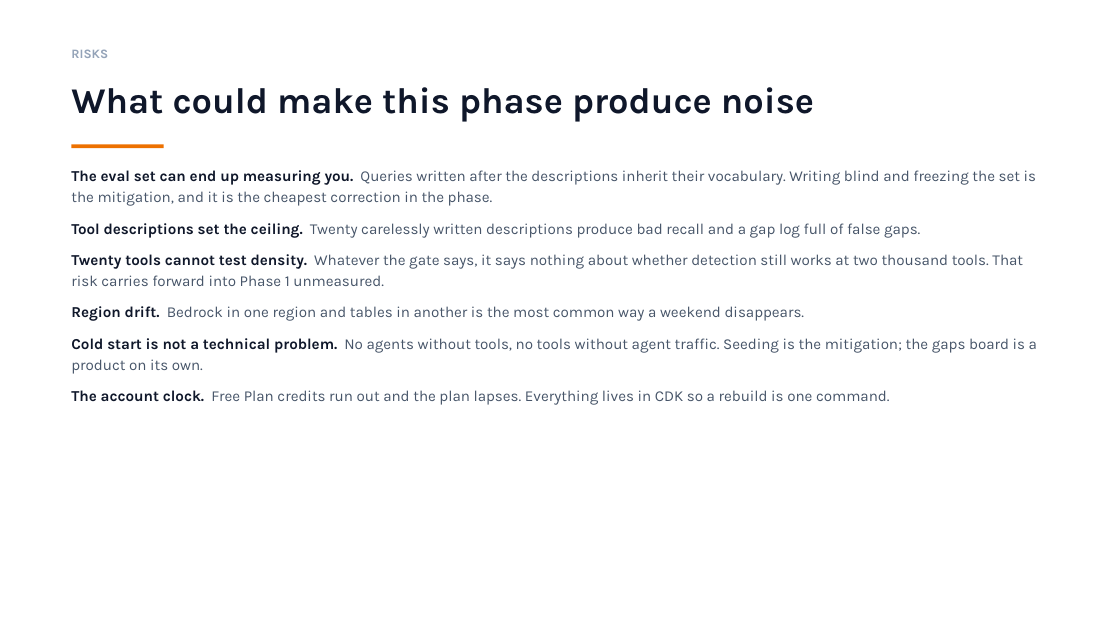
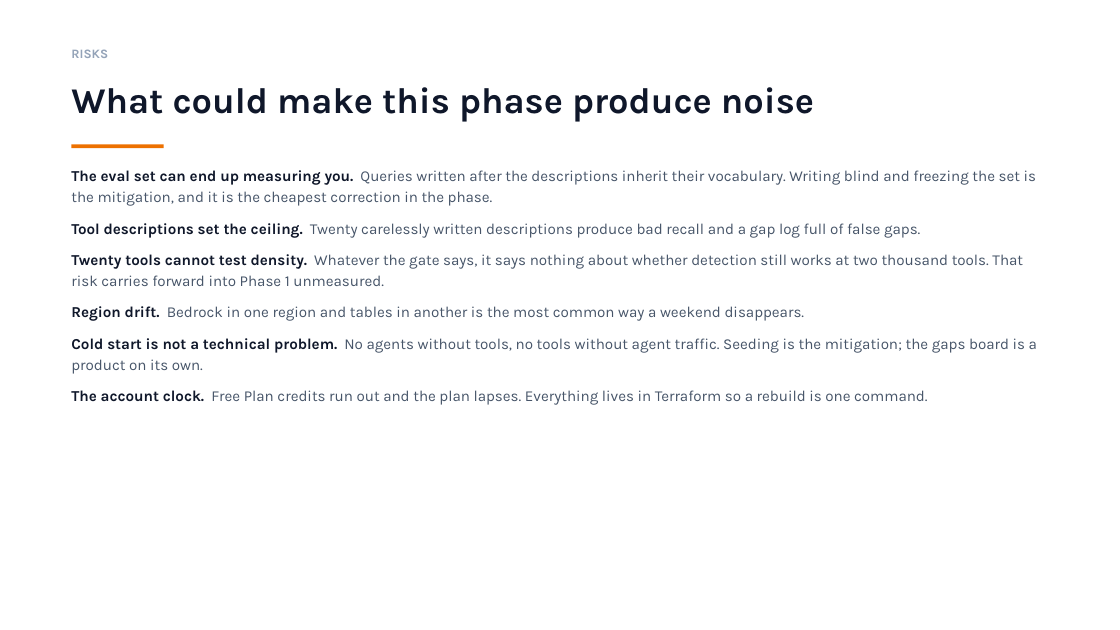
Before and after one commit to Endlessandothers/Endlessproject, a slide deck: slide 33 of docs/plans/endless-phase-0-v3.pptx. Drawn at 1120x630 pixels with LibreOffice and Linux fonts; fonts in the diff are those of the drawing. Boxes give left, top, right and bottom in pixels: in the first picture for what was removed or moved away, otherwise in the second. Text is boxed around its words. In the diff, an @@ line names an element or a change of style, - is before the commit and + after.

```diff
--- a/docs/plans/endless-phase-0-v3.pptx
+++ b/docs/plans/endless-phase-0-v3.pptx
@@ text at bbox=[71, 390, 928, 405]: text changed @@
-The account clock. Free Plan credits run out and the plan lapses. Everything lives in CDK so a rebuild is one command.
+The account clock. Free Plan credits run out and the plan lapses. Everything lives in Terraform so a rebuild is one command.
```
Also in this commit, not shown: 9 other slides changed, 6 slides added.
